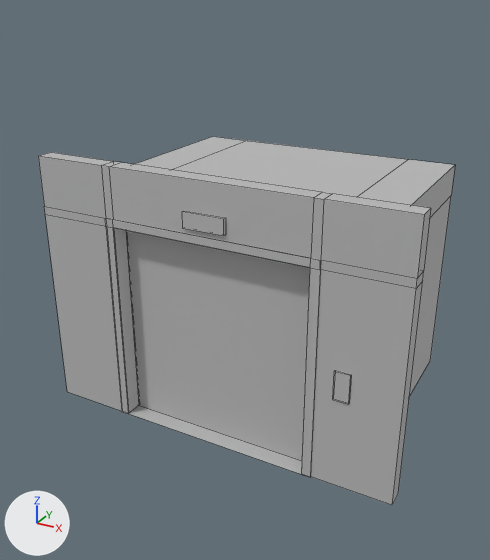
One commit to the FBX model Assets/FBXs/WallElevator.fbx: the scene before it, then after it.
One viewpoint serves both versions: a 50 mm lens placed at (3.08, -4.94, 4.32), pointed at (-0.16, 0.95, 1.38). The lights are fixed; the arrows at lower left show +X, +Y and +Z. Mesh edges are drawn as thin lines. Where no turn or scale is listed for an object, it has been applied to the vertices.

The first picture shows 'ElevatorDoor', 'WallElevator1'.
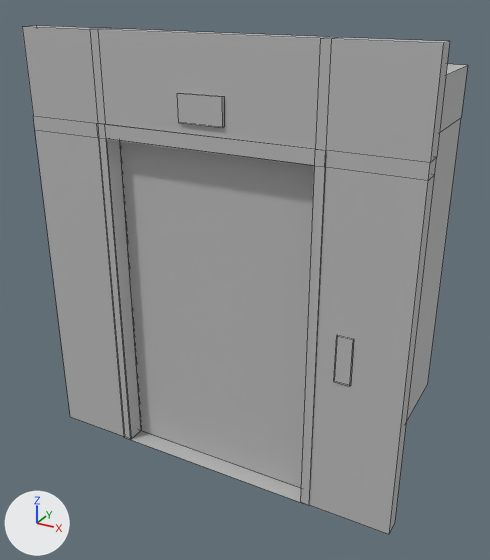
Changed parts and their boxes [x1, y1, x2, y2] in the pictures (490 x 560 px):
'WallElevator1', mesh rescaled, moved (7% wider, 38% taller): before [38, 137, 455, 505]; after [22, 26, 468, 534]
'ElevatorDoor', mesh rescaled, moved (51% taller): before [126, 231, 310, 461]; after [119, 141, 314, 488]

Edits to the bpy script that builds the scene:
```text
Change me_mesh_001:
    where me_mesh_001.from_pydata(...)  # 132 vertices, 116 faces; spans x -1.92..1.92, y -1.37..1.37, z -1.37..1.37
    used by ob_wallelevator1; location = (0.0, 1.25, 1.37)
    me_mesh_001 part 1: the whole mesh is scaled about its middle by (1, 1, 1.56), then moved by (0.0, 0.05, 2.14)
Change me_mesh:
    where me_mesh.from_pydata(...)  # 8 vertices, 6 faces; spans x -1.17..1.04, y -0.05..0.06, z -1.18..1.17
    used by ob_elevatordoor; location = (0.05, 0.14, 1.18)
    me_mesh part 2: the whole mesh is scaled about its middle by (1, 1, 1.56), then moved by (0.05, 0.14, 1.85)
Change ob_wallelevator1:
    ob_wallelevator1.location: (0.0, 1.25, 1.37) -> (0.0, 1.21, -0.34)
Change ob_elevatordoor:
    ob_elevatordoor.location: (0.05, 0.14, 1.18) -> (0.0, 0.0, -0.34)
```
